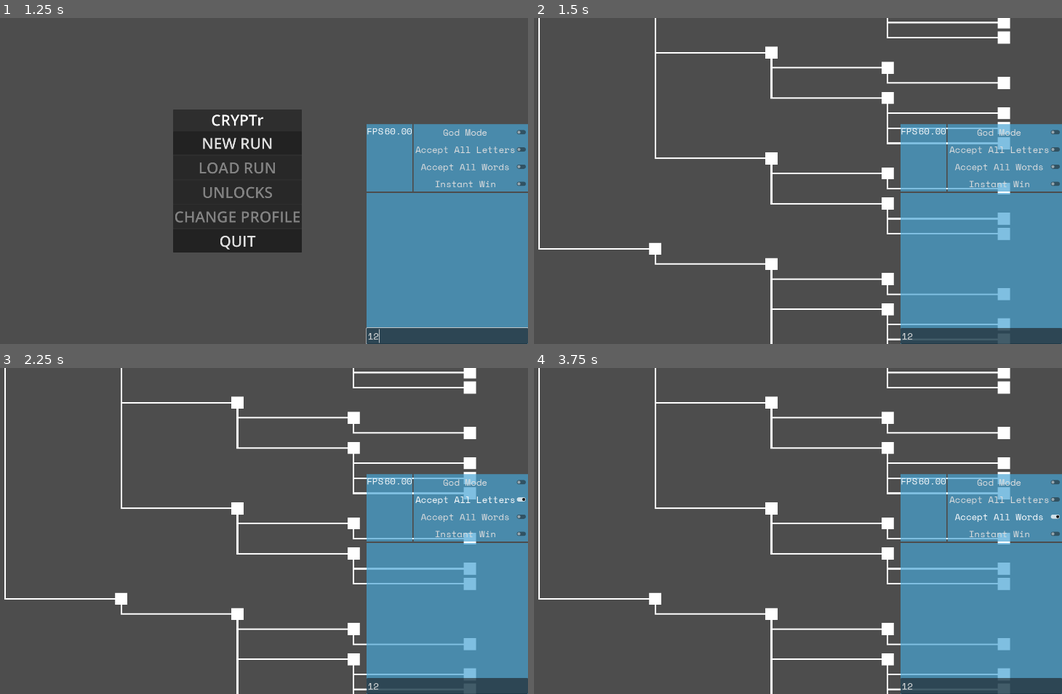
Above: before the commit, frames 1-4 (two rows, left to right).
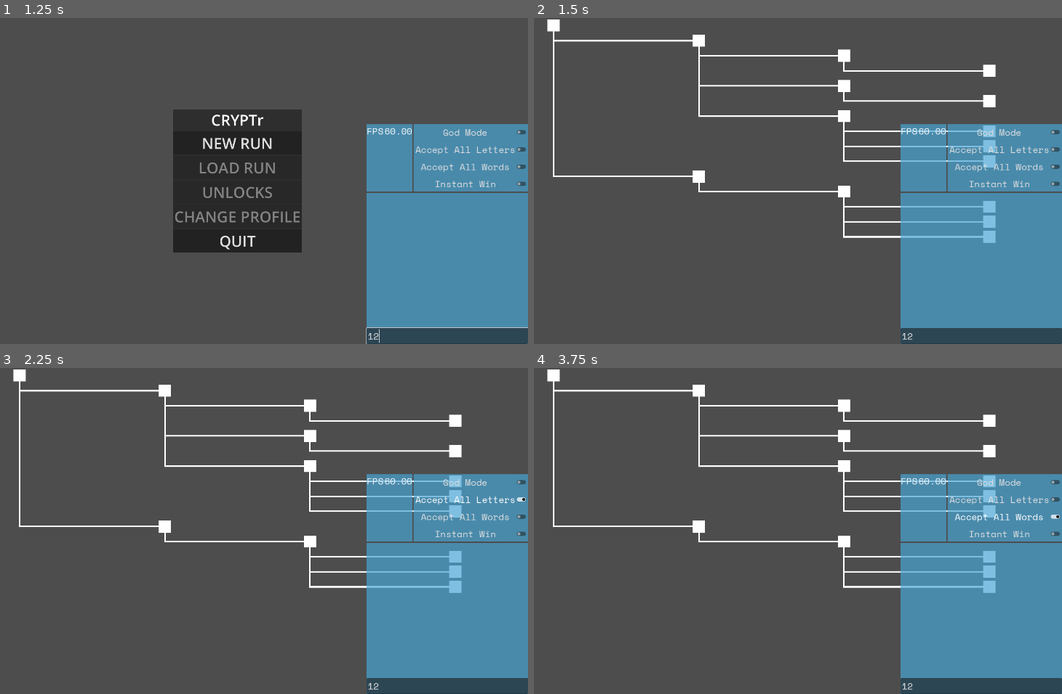
Above: after the commit, the same moments.

Repository: LucasMc17/CRYPTr
Game: Godot game, scene res://root.tscn
Same seed, same stepped clock (60 frames per second), same inputs: the game is played once before the commit and once after it.
Inputs (mouse positions are in pixels of both pictures, inside the frame that each line leads up to):
- Up to frame 1 (1.25 s): click (448, 337) at 0.52 s; type "12" at 0.6 s
- Up to frame 2 (1.5 s): click "NEW RUN" at 1.25 s
- Up to frame 3 (2.25 s): click "Accept All Letters" at 2 s
- Up to frame 4 (3.75 s): click "Accept All Letters" at 2.75 s; click "Accept All Words" at 3.5 s

Frame 1 is identical in both runs. In frame 2, 8.1% of the frame differs, in the area x 0-91%, y 0-100%; in frame 3, 8.1%; in frame 4, 8.1%.

Commit message:
added ability to discard cryptographs in encounter

Diff:
--- a/globals/events.gd
+++ b/globals/events.gd
@@ -19,6 +19,14 @@
 ## Emitted when a match is lost, forfeiting the run
 signal run_lost()
 
+# ENCOUNTER LIFECYCLE
+
+## Emitted when the user left clicks on a cryptograph
+signal cryptograph_left_clicked(cryptograph_scene : Cryptograph)
+
+## Emitted when the user right clicks on a cryptograph, typically in order to discard it
+signal cryptograph_right_clicked(cryptograph_scene : Cryptograph)
+
 # DEBUG COMMANDS
 
 ## Emitted when the help command is issued
--- a/globals/player.gd
+++ b/globals/player.gd
@@ -20,11 +20,13 @@
 @export var ambigram_mult := 4.0
 @export var gyrogram_mult := 5.0
 
-## Run memory
+# Run memory
+
 var anagrams := {}
 
 var ENCOUNTER_MAP : EncounterRes
 var CURRENT_ENCOUNTER : EncounterRes
+var DISCARDS := 10
 
 # func initialize_stack(starter_stack: StarterDeckRes) -> void:
 # 	var result : Array[CryptographRes] = []
--- a/scenes/cryptograph.gd
+++ b/scenes/cryptograph.gd
@@ -1,9 +1,12 @@
-@tool
 class_name Cryptograph extends ColorRect
 
 @onready var LETTER_LABEL := %Letter
 
 @onready var POINTS_LABEL := %Points
+
+# signal clicked(cryptograph_scene : Cryptograph)
+
+# signal right_clicked(cryptograph_scene : Cryptograph)
 
 @export var RESOURCE : CryptographRes:
 	set(val):
@@ -18,3 +21,10 @@
 	if RESOURCE:
 		LETTER_LABEL.text = RESOURCE.letter.character
 		POINTS_LABEL.text = str(RESOURCE.letter.points)
+
+func _gui_input(event):
+	if event is InputEventMouseButton:
+		if event.button_index == MOUSE_BUTTON_LEFT and event.pressed:
+			Events.cryptograph_left_clicked.emit(self)
+		elif event.button_index == MOUSE_BUTTON_RIGHT and event.pressed:
+			Events.cryptograph_right_clicked.emit(self)
--- a/slices/run/states/encounter/encounter.gd
+++ b/slices/run/states/encounter/encounter.gd
@@ -10,12 +10,17 @@
 
 
 var DECK = DeckModule.new()
+var DISCARDS : int
+
 @onready var SCORING = ScoringModule.new()
 @onready var ATTEMPTS := 4
 
 func _ready():
+	Events.cryptograph_right_clicked.connect(_on_cryptograph_right_clicked)
 	Events.command_win.connect(func (_params): win())
 	Events.command_lose.connect(func (_params): lose())
+
+	DISCARDS = Player.DISCARDS
 	if "--debug-encounter" in OS.get_cmdline_args():
 		DebugNode.print('ENCOUNTER accessed directly')
 		if DebugNode.FORCE_STACK:
@@ -95,3 +100,14 @@
 			WORD.add_character(character)
 			SCORING.update_score_object(WORD.text, HAND)
 			SCORE_PREVIEW.update_potential_score(SCORING.SCORE_OBJECT)
+
+func _on_cryptograph_right_clicked(cryptograph : Cryptograph):
+	if DISCARDS > 0:
+		HAND.discard(cryptograph)
+		WORD.clear()
+		SCORING.update_score_object(WORD.text, HAND)
+		SCORE_PREVIEW.update_potential_score(SCORING.SCORE_OBJECT)
+		if HAND.count == 0 && DECK.all.is_empty():
+			lose()
+		HAND.add_to_hand(DECK.draw(1))
+		DISCARDS -= 1
--- a/slices/run/states/encounter/scenes/hand.gd
+++ b/slices/run/states/encounter/scenes/hand.gd
@@ -37,6 +37,10 @@
 	for index in to_discard:
 		cryptographs.remove_at(index)
 
+func discard(cryptograph : Cryptograph) -> void:
+	cryptograph.queue_free()
+	cryptographs = cryptographs.filter(func (crypt): return crypt != cryptograph)
+
 func discard_all() -> void:
 	for cryptograph in cryptographs:
 		cryptograph.queue_free()
--- a/slices/run/states/map/map.gd
+++ b/slices/run/states/map/map.gd
@@ -12,6 +12,6 @@
 
 func _ready():
 	if SHOULD_CREATE_NEW_MAP:
-		MAP_INSTANCE.init_map(0, 4)
+		MAP_INSTANCE.init_map(0, 3)
 	else:
 		MAP_INSTANCE.resume_map()
